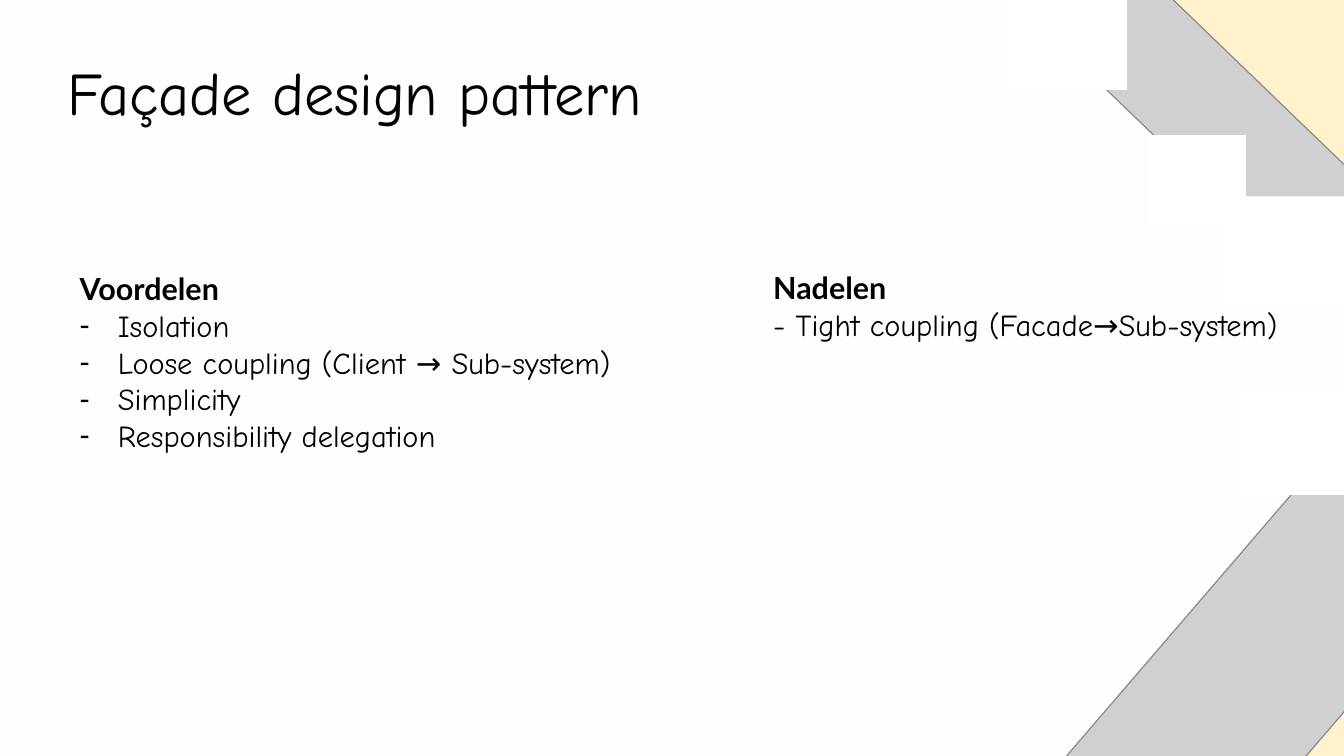
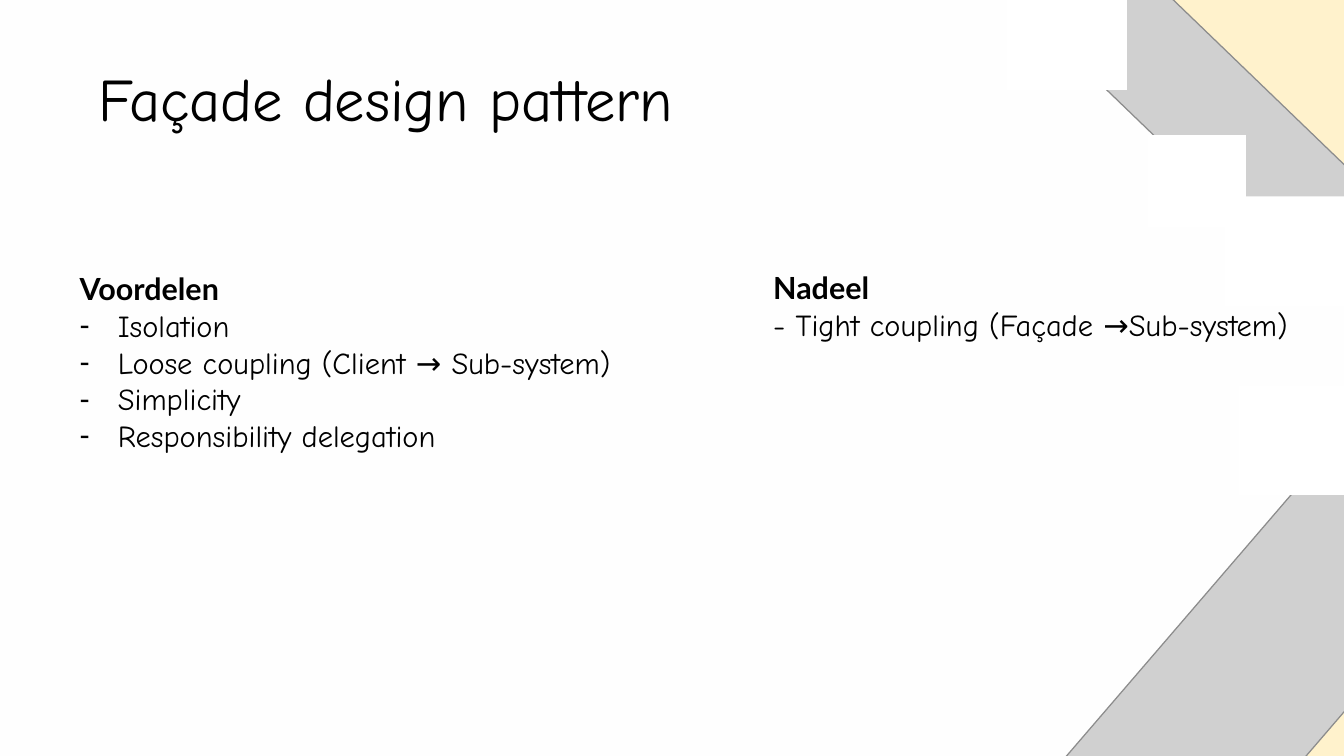
Before and after one commit to Fontys-Project/designpattern-poc, a slide deck: slide 8 of Presentatie design pattern.pptx. Drawn at 1344x756 pixels with LibreOffice and Linux fonts; fonts in the diff are those of the drawing; grey boxes stand for pictures. Boxes give left, top, right and bottom in pixels: in the first picture for what was removed or moved away, otherwise in the second. Text is boxed around its words. In the diff, an @@ line names an element or a change of style, - is before the commit and + after.

```diff
--- a/Presentatie design pattern.pptx
+++ b/Presentatie design pattern.pptx
@@ text "Façade design pattern": place and size @@
-text "Façade design pattern" at [67, 73, 641, 128]
+text "Façade design pattern" at [98, 79, 672, 134]
@@ text at [773, 276, 1288, 343]: text changed @@
-Nadelen
-- Tight coupling (Facade→Sub-system)
+Nadeel
+- Tight coupling (Façade →Sub-system)
```
Also in this commit, not shown: 6 other slides changed.
